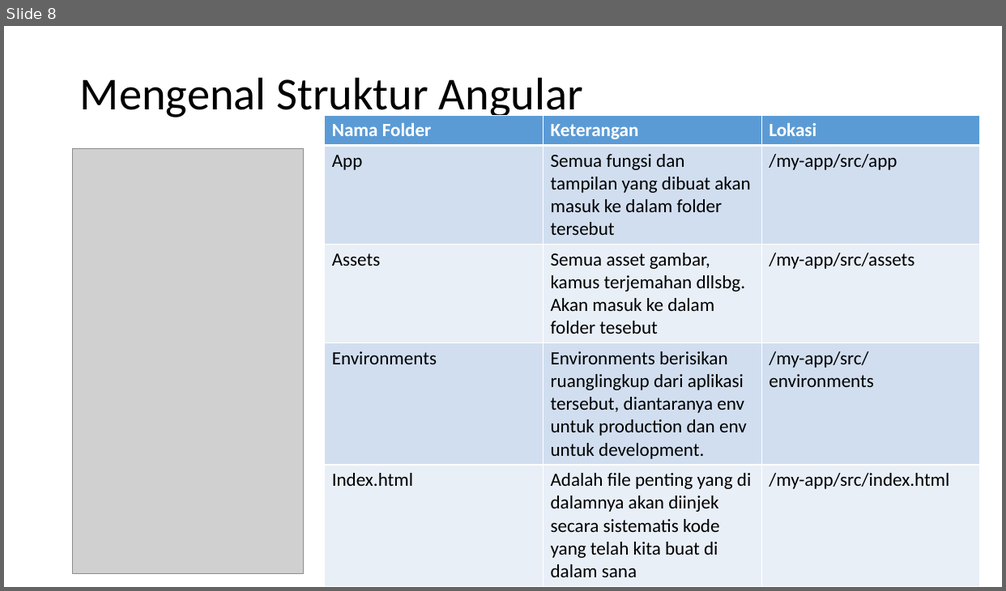
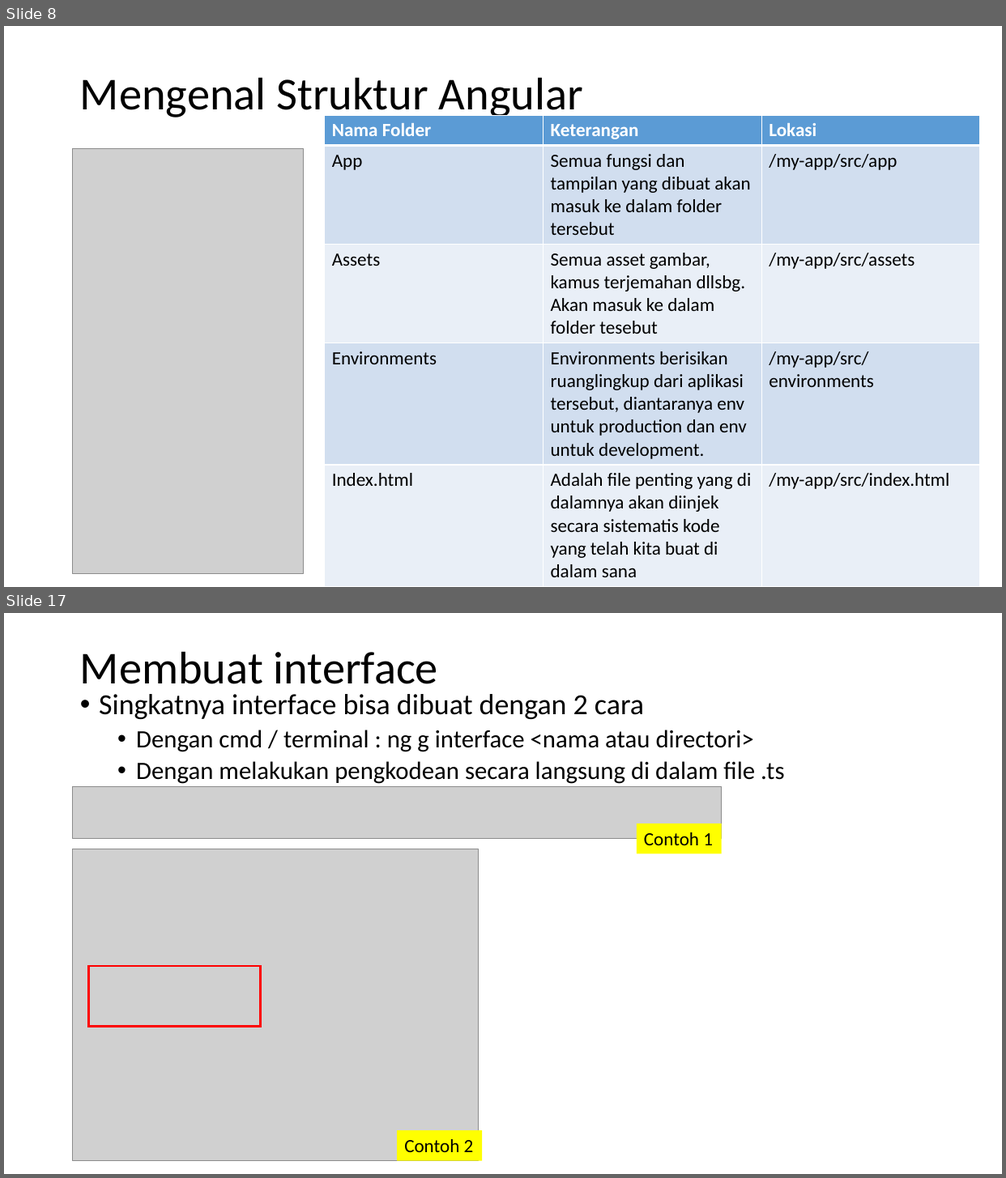
Before and after one commit to alifrazanit/ngodingBareng, a slide deck: Week 6.pptx. Shown one above the other, each under a label of ours: slide 8 before the commit, slides 8 and 17 after it; the slides between them are not shown. The pictures are 1006x591 and 1006x1178 pixels, drawn with LibreOffice and Linux fonts; fonts in the diff are those of the drawing; grey boxes stand for pictures. Boxes give left, top, right and bottom in pixels: in the first picture for what was removed or moved away, otherwise in the second. Text is boxed around its words. In the diff, an @@ line names an element or a change of style, - is before the commit and + after.

```diff
--- a/Week 6.pptx
+++ b/Week 6.pptx
@@ slide 17 added at [4, 613, 1002, 1174], background #FFFFFF @@
@@ title added at [80, 651, 438, 684], 44 pt, text #000000 @@
+Membuat interface
@@ text added at [99, 694, 784, 784], 24 pt, text #000000 @@
+• Singkatnya interface bisa dibuat dengan 2 cara
+  • Dengan cmd / terminal : ng g interface <nama atau directori>
+  • Dengan melakukan pengkodean secara langsung di dalam file .ts
@@ picture added at [73, 786, 722, 839] @@
@@ rectangle added at [637, 824, 722, 854], fill #FFFF00, 18 pt, text #000000 @@
+Contoh 1
@@ picture added at [73, 850, 479, 1161] @@
@@ rectangle added at [88, 966, 261, 1026], outline #FF0000 2.25 pt @@
@@ rectangle added at [397, 1131, 483, 1161], fill #FFFF00, 18 pt, text #000000 @@
+Contoh 2
```
Also in this commit, not shown: 16 other slides added, 1 slide removed, 9 other files.
